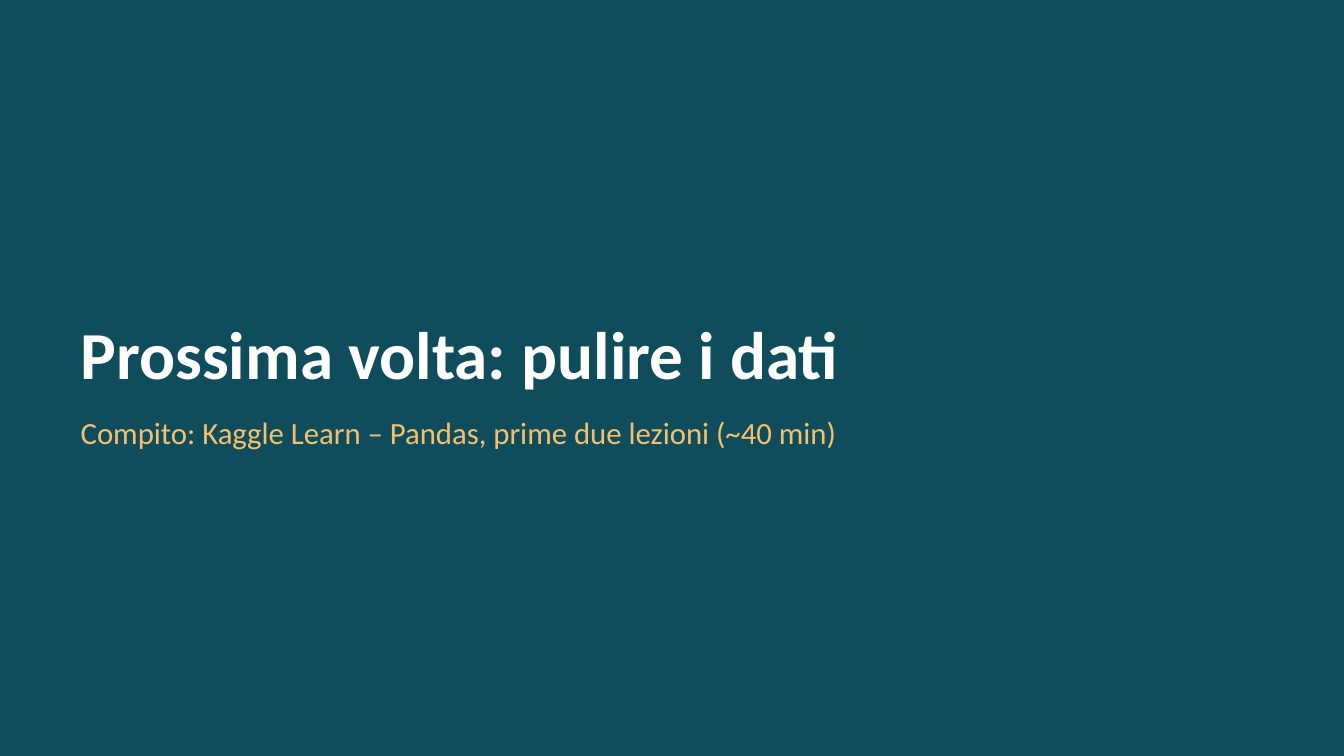
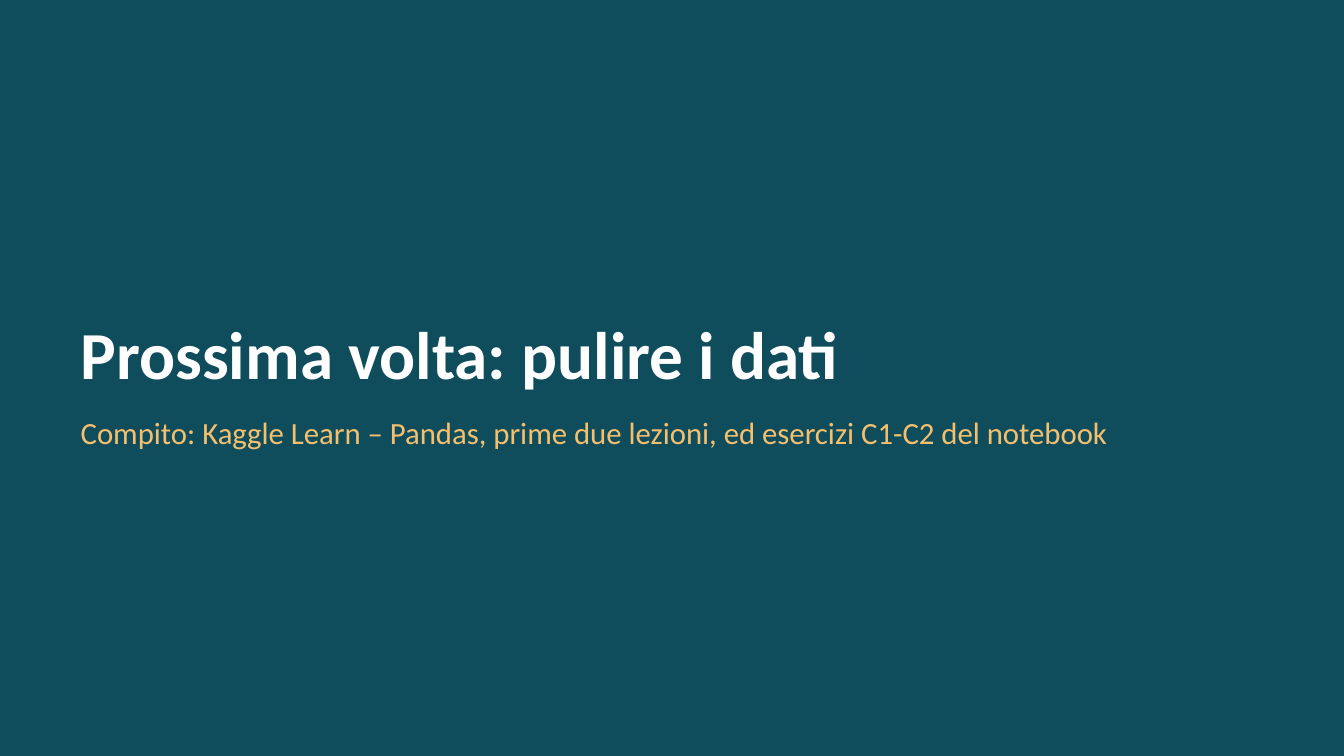
Before and after one commit to andrealorenzon/SIMA2026, a slide deck: slide 14 of lezioni/L02_conosci_il_dataset/slide.pptx. Drawn at 1344x756 pixels with LibreOffice and Linux fonts; fonts in the diff are those of the drawing. Boxes give left, top, right and bottom in pixels: in the first picture for what was removed or moved away, otherwise in the second. Text is boxed around its words. In the diff, an @@ line names an element or a change of style, - is before the commit and + after.

```diff
--- a/lezioni/L02_conosci_il_dataset/slide.pptx
+++ b/lezioni/L02_conosci_il_dataset/slide.pptx
@@ text at bbox=[81, 422, 1107, 450]: text changed @@
-Compito: Kaggle Learn – Pandas, prime due lezioni (~40 min)
+Compito: Kaggle Learn – Pandas, prime due lezioni, ed esercizi C1-C2 del notebook
```
Also in this commit, not shown: 8 other files.
